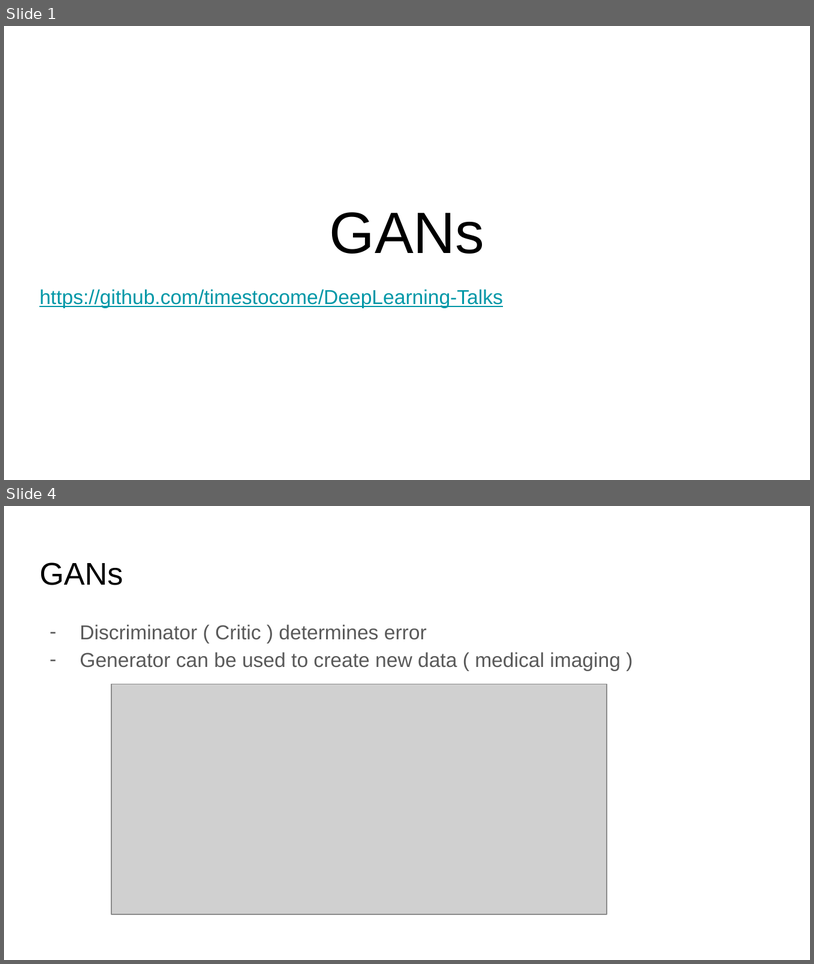
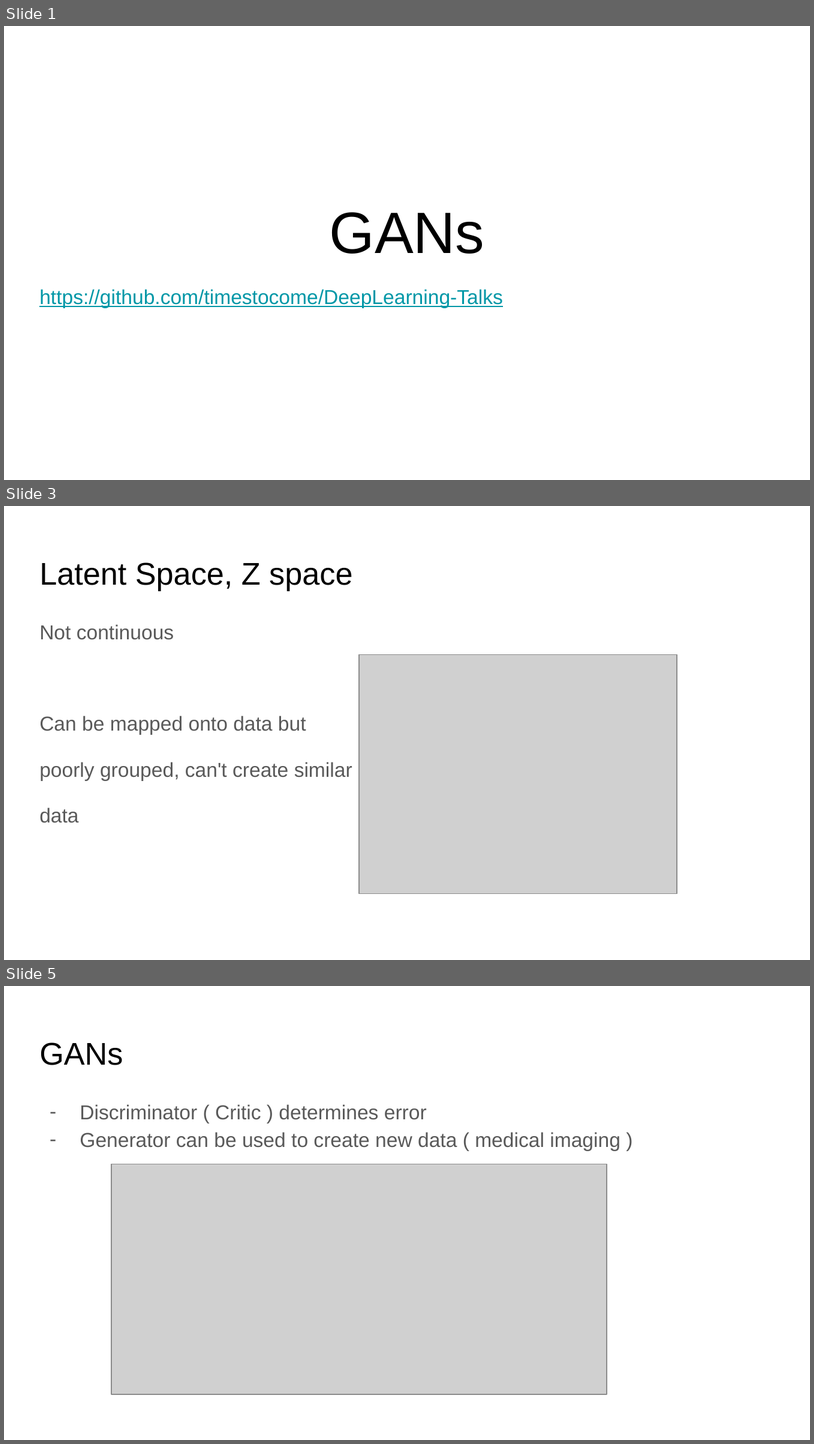
Before and after one commit to timestocome/DeepLearning-Talks, a slide deck: GAN Talk/GANs.pptx. Shown one above the other, each under a label of ours: slides 1 and 4 before the commit, slides 1, 3 and 5 after it; the slides between them are not shown. The pictures are 814x964 and 814x1444 pixels, drawn with LibreOffice and Linux fonts; fonts in the diff are those of the drawing; grey boxes stand for pictures. Boxes give left, top, right and bottom in pixels: in the first picture for what was removed or moved away, otherwise in the second. Text is boxed around its words. In the diff, an @@ line names an element or a change of style, - is before the commit and + after.

```diff
--- a/GAN Talk/GANs.pptx
+++ b/GAN Talk/GANs.pptx
@@ slide 3 added at (x1=4, y1=506, x2=810, y2=960), background #FFFFFF @@
@@ title added at (x1=39, y1=562, x2=353, y2=591), 28 pt, text #000000 @@
+Latent Space, Z space
@@ text added at (x1=39, y1=624, x2=353, y2=823), 18 pt, text #595959 @@
+Not continuous
+Can be mapped onto data but
+poorly grouped, can't create similar
+data
@@ picture added at (x1=359, y1=654, x2=677, y2=893) @@
@@ what was slide 4 is now slide 5 @@
```
Also in this commit, not shown: 2 slides changed, 1 other file.
